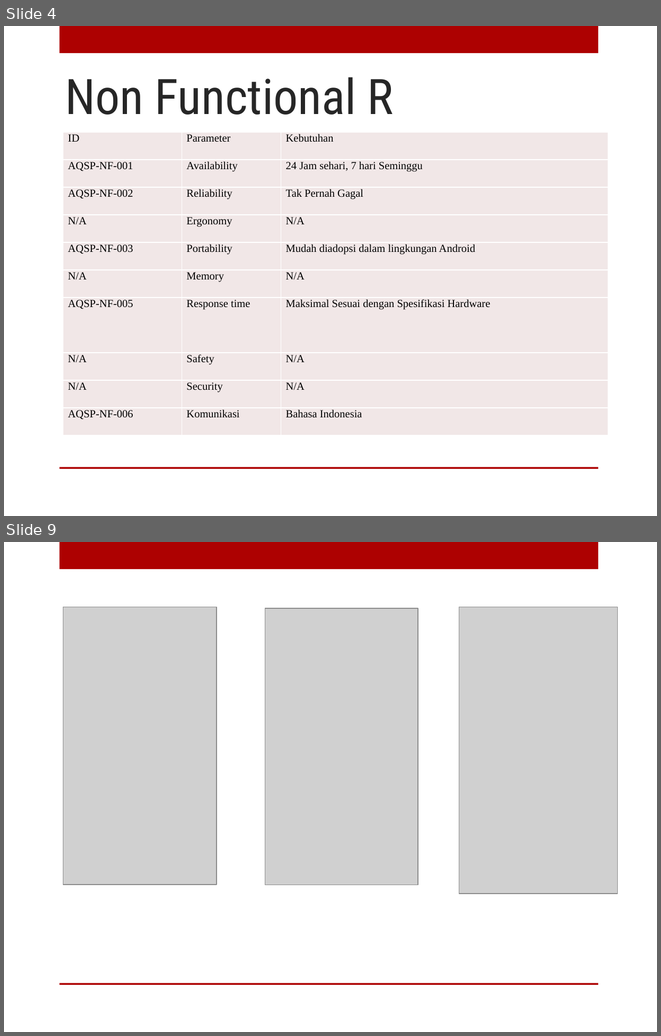
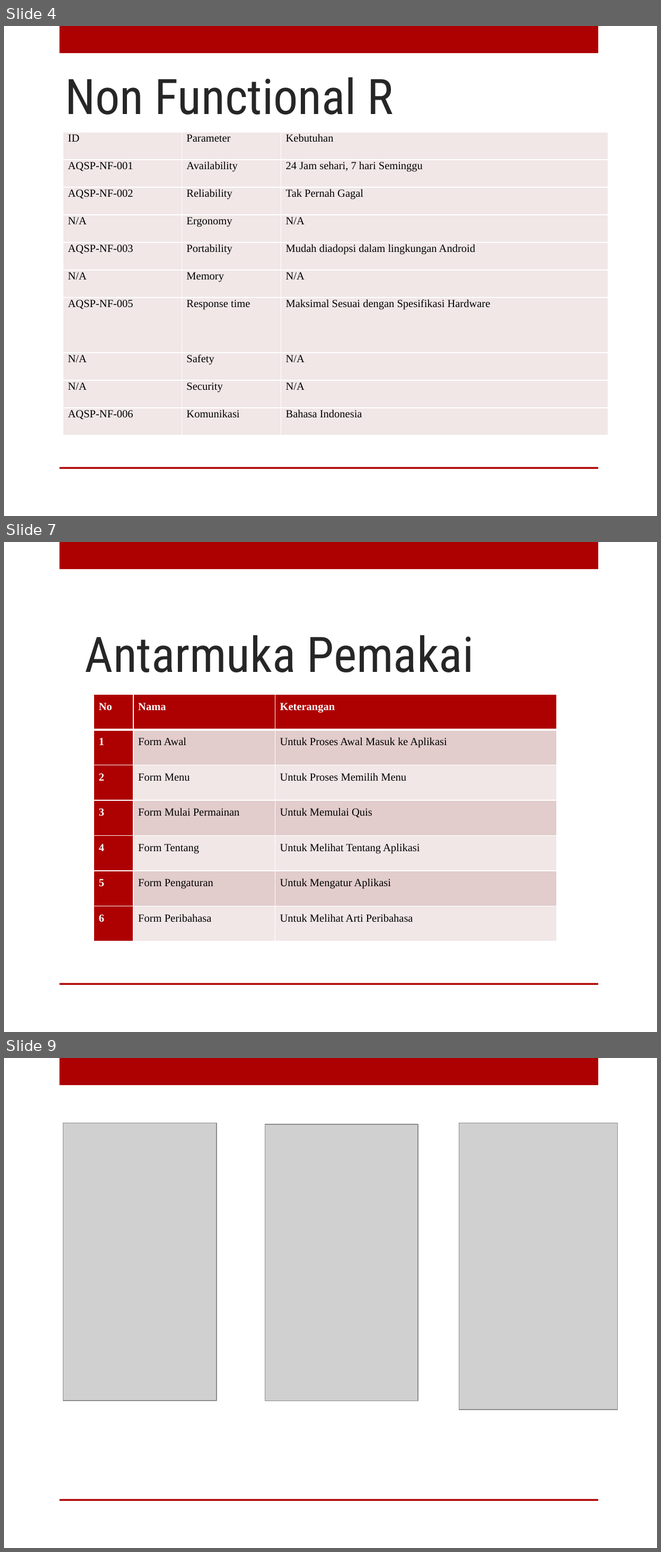
Before and after one commit to FikriFikrulMubarok/Tubes--IFG--1127050059--1127050043, a slide deck: Aplikasi Quis Sambung Peribahasa.pptx. Shown one above the other, each under a label of ours: slides 4 and 9 before the commit, slides 4, 7 and 9 after it; the slides between them are not shown. The pictures are 661x1036 and 661x1552 pixels, drawn with LibreOffice and Linux fonts; fonts in the diff are those of the drawing; grey boxes stand for pictures; background and template pictures are left out. Boxes give left, top, right and bottom in pixels: in the first picture for what was removed or moved away, otherwise in the second. Text is boxed around its words. In the diff, an @@ line names an element or a change of style, - is before the commit and + after.

```diff
--- a/Aplikasi Quis Sambung Peribahasa.pptx
+++ b/Aplikasi Quis Sambung Peribahasa.pptx
@@ slide 7 added at [4,542,657,1032], background picture (left out); not listed: 2 template elements that a slide beside it also shows @@
@@ title added at [85,635,474,672], 54 pt, text #262626 @@
+Antarmuka Pemakai
@@ table added at [94,694,556,941], 7 rows, 3 columns @@
+No | Nama | Keterangan
+1 | Form Awal | Untuk Proses Awal Masuk ke Aplikasi
+2 | Form Menu | Untuk Proses Memilih Menu
+3 | Form Mulai Permainan | Untuk Memulai Quis
+4 | Form Tentang | Untuk Melihat Tentang Aplikasi
+5 | Form Pengaturan | Untuk Mengatur Aplikasi
+6 | Form Peribahasa | Untuk Melihat Arti Peribahasa
```
Also in this commit, not shown: 6 slides changed, 1 other slide added, 1 slide removed, 10 other files.
